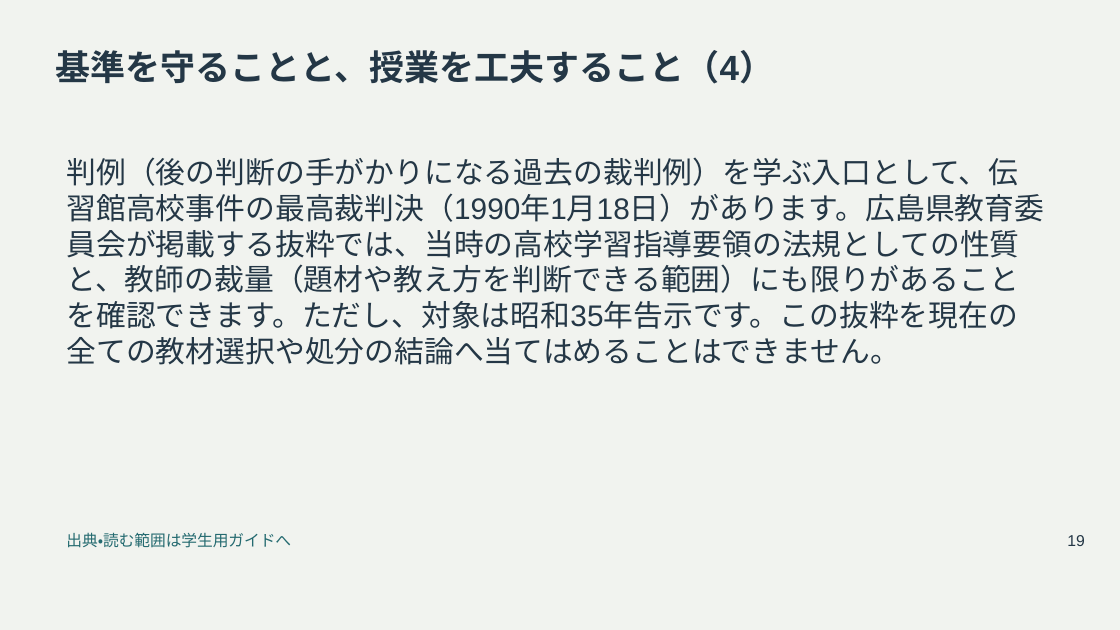
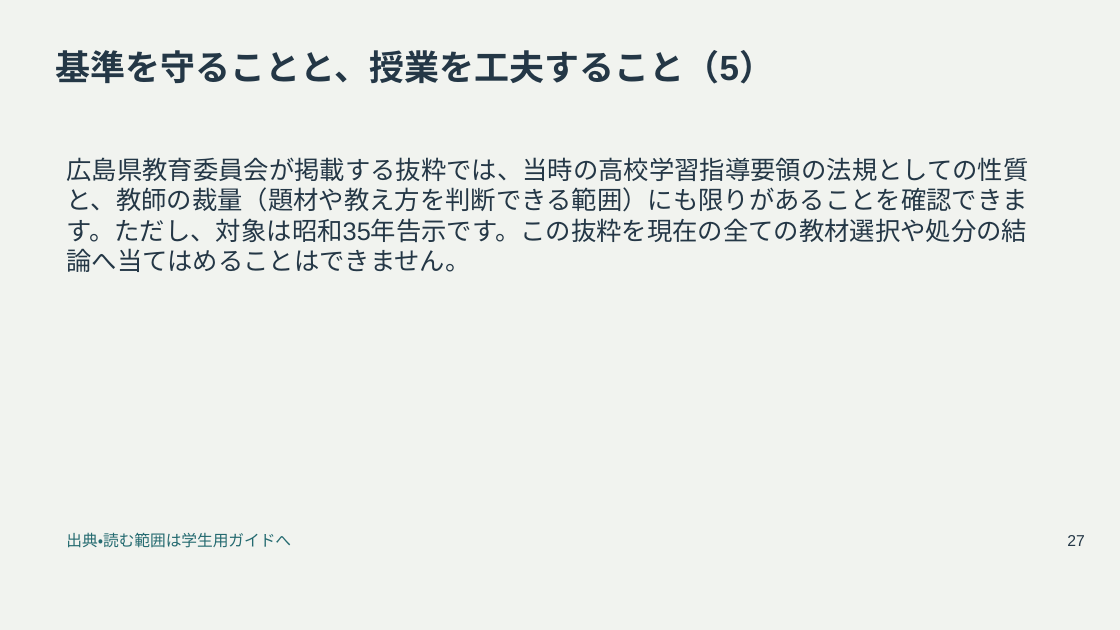
Before and after one commit to zooc-14calbp/industrial-education-i, a slide deck: slide 27 of reorganized/20261105/main/05/slides.pptx (slide 19 before the commit). Drawn at 1120x630 pixels with LibreOffice and Linux fonts; fonts in the diff are those of the drawing. Boxes give left, top, right and bottom in pixels: in the first picture for what was removed or moved away, otherwise in the second. Text is boxed around its words. In the diff, an @@ line names an element or a change of style, - is before the commit and + after.

```diff
--- a/reorganized/20261105/main/05/slides.pptx
+++ b/reorganized/20261105/main/05/slides.pptx
@@ title at (56,50,774,84): text changed @@
-基準を守ることと、授業を工夫すること（4）
+基準を守ることと、授業を工夫すること（5）
@@ text at (67,157,1029,272): text changed; size 25.5 to 21.8 pt @@
-判例（後の判断の手がかりになる過去の裁判例）を学ぶ入口として、伝習館高校事件の最高裁判決（1990年1月18日）があります。広島県教育委員会が掲載する抜粋では、当時の高校学習指導要領の法規としての性質と、教師の裁量（題材や教え方を判断できる範囲）にも限りがあることを確認できます。ただし、対象は昭和35年告示です。この抜粋を現在の全ての教材選択や処分の結論へ当てはめることはできません。
+広島県教育委員会が掲載する抜粋では、当時の高校学習指導要領の法規としての性質と、教師の裁量（題材や教え方を判断できる範囲）にも限りがあることを確認できます。ただし、対象は昭和35年告示です。この抜粋を現在の全ての教材選択や処分の結論へ当てはめることはできません。
@@ text at (1067,535,1084,546): text changed @@
-19
+27
```
Also in this commit, not shown: 24 other slides changed, 19 slides added, 16 other files.
